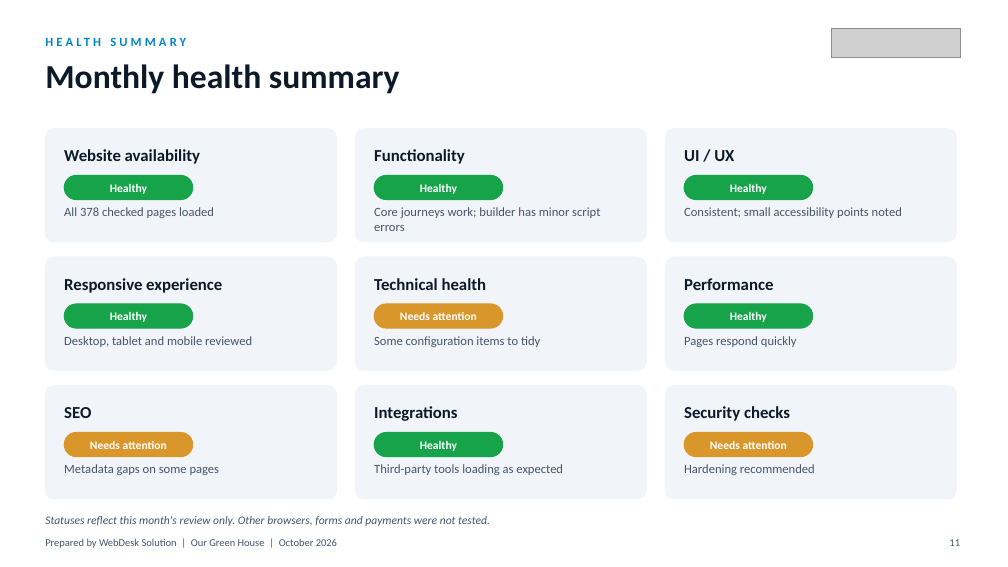
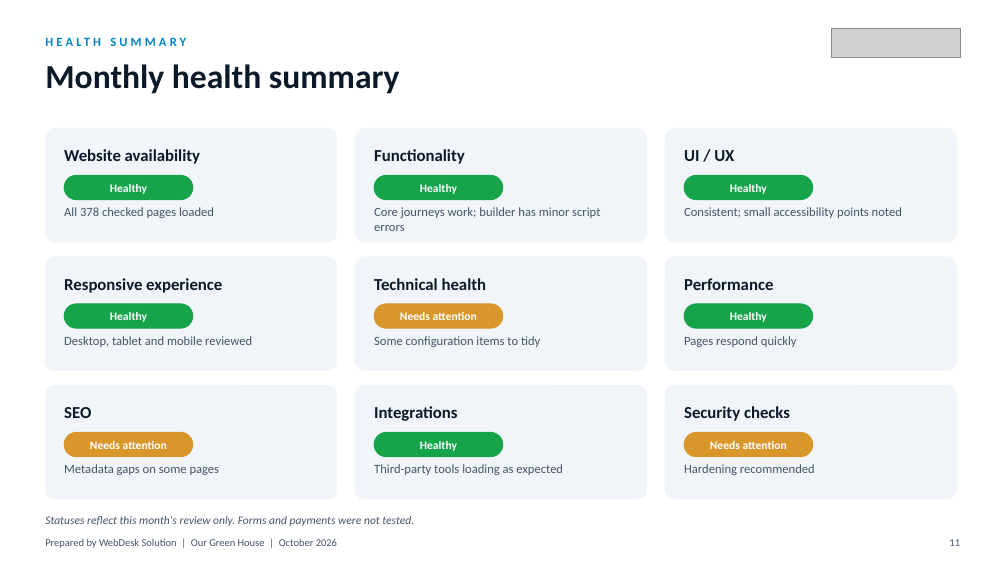
Before and after one commit to jash-webdesk/monthly-monitoring-testing-system, a slide deck: slide 11 of reports/our-green-house/2026-10/Our_Green_House_Monthly_Website_Maintenance_Report_October_2026.pptx. Drawn at 1008x567 pixels with LibreOffice and Linux fonts; fonts in the diff are those of the drawing; grey boxes stand for pictures. Boxes give left, top, right and bottom in pixels: in the first picture for what was removed or moved away, otherwise in the second. Text is boxed around its words. In the diff, an @@ line names an element or a change of style, - is before the commit and + after.

```diff
--- a/reports/our-green-house/2026-10/Our_Green_House_Monthly_Website_Maintenance_Report_October_2026.pptx
+++ b/reports/our-green-house/2026-10/Our_Green_House_Monthly_Website_Maintenance_Report_October_2026.pptx
@@ text at [45,516,414,526]: text changed @@
-Statuses reflect this month's review only. Other browsers, forms and payments were not tested.
+Statuses reflect this month's review only. Forms and payments were not tested.
```
Also in this commit, not shown: 5 other slides changed, 19 other files.
